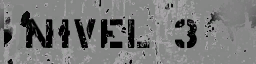
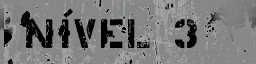
Before/after of a 256×64 layered artwork. What changed in the layer stack:
added group "placa" with 9 layers above "Camada 0" over <box>63,8,74,18</box>
added layer "Camada 1 cópia 3" in group "placa" over <box>63,8,74,18</box>
moved "decalshipsign002h" into group "placa" over <box>63,8,74,18</box>
